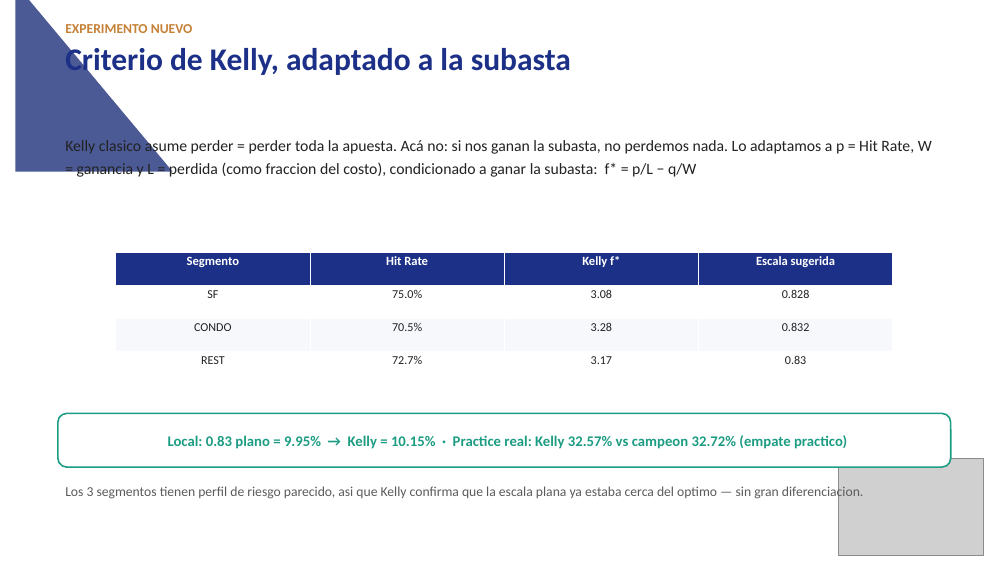
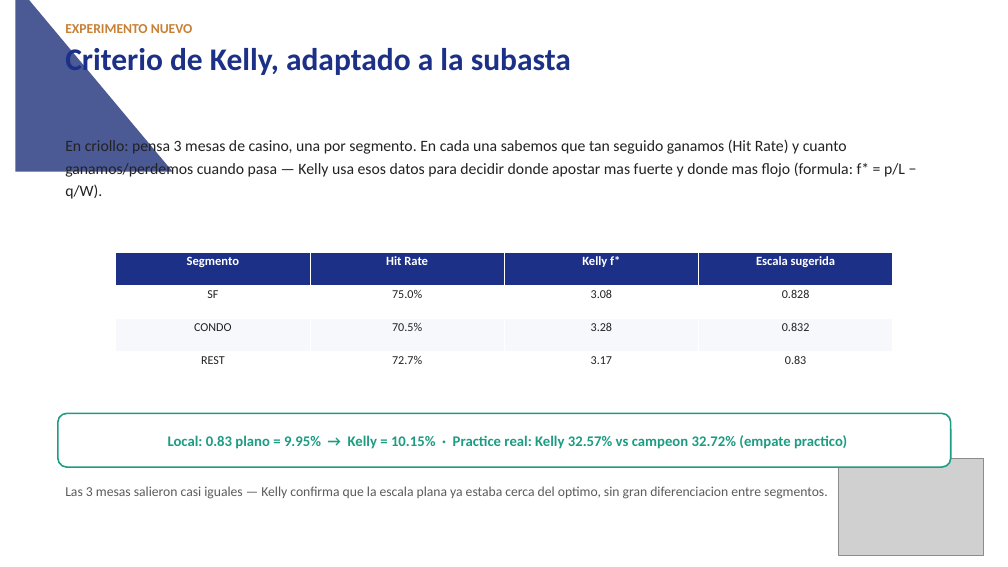
Before and after one commit to martinceriotti/26ROS_Sam, a slide deck: slide 7 of reports/resumen_proyecto_SAM.pptx. Drawn at 1008x567 pixels with LibreOffice and Linux fonts; fonts in the diff are those of the drawing; grey boxes stand for pictures. Boxes give left, top, right and bottom in pixels: in the first picture for what was removed or moved away, otherwise in the second. Text is boxed around its words. In the diff, an @@ line names an element or a change of style, - is before the commit and + after.

```diff
--- a/reports/resumen_proyecto_SAM.pptx
+++ b/reports/resumen_proyecto_SAM.pptx
@@ text at [65,137,905,199]: text changed @@
-Kelly clasico asume perder = perder toda la apuesta. Acá no: si nos ganan la subasta, no perdemos nada. Lo adaptamos a p = Hit Rate, W = ganancia y L = perdida (como fraccion del costo), condicionado a ganar la subasta: f* = p/L − q/W
+En criollo: pensa 3 mesas de casino, una por segmento. En cada una sabemos que tan seguido ganamos (Hit Rate) y cuanto ganamos/perdemos cuando pasa — Kelly usa esos datos para decidir donde apostar mas fuerte y donde mas flojo (formula: f* = p/L − q/W).
@@ text at [65,486,828,499]: text changed @@
-Los 3 segmentos tienen perfil de riesgo parecido, asi que Kelly confirma que la escala plana ya estaba cerca del optimo — sin gran diferenciacion.
+Las 3 mesas salieron casi iguales — Kelly confirma que la escala plana ya estaba cerca del optimo, sin gran diferenciacion entre segmentos.
```
Also in this commit, not shown: 2 other slides changed, 4 other files.
